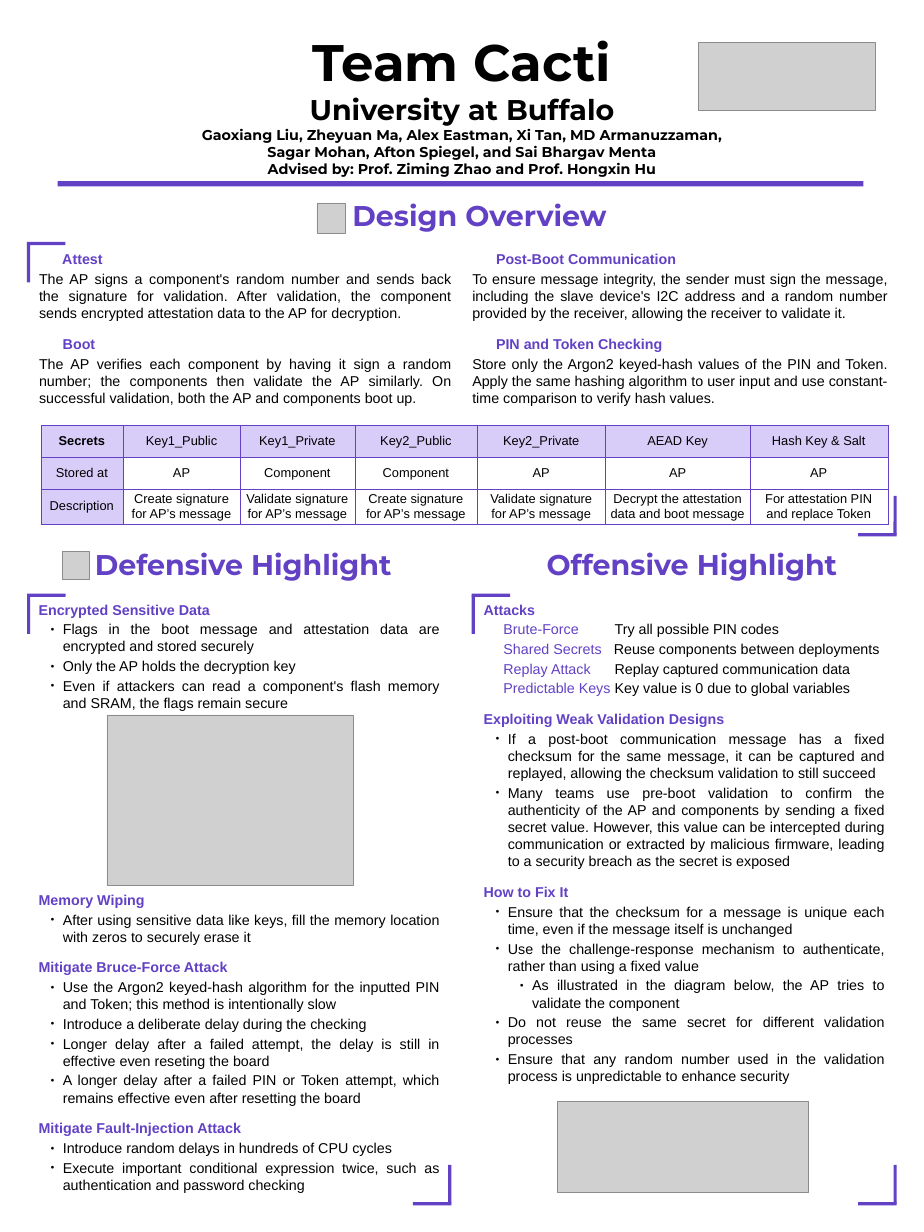
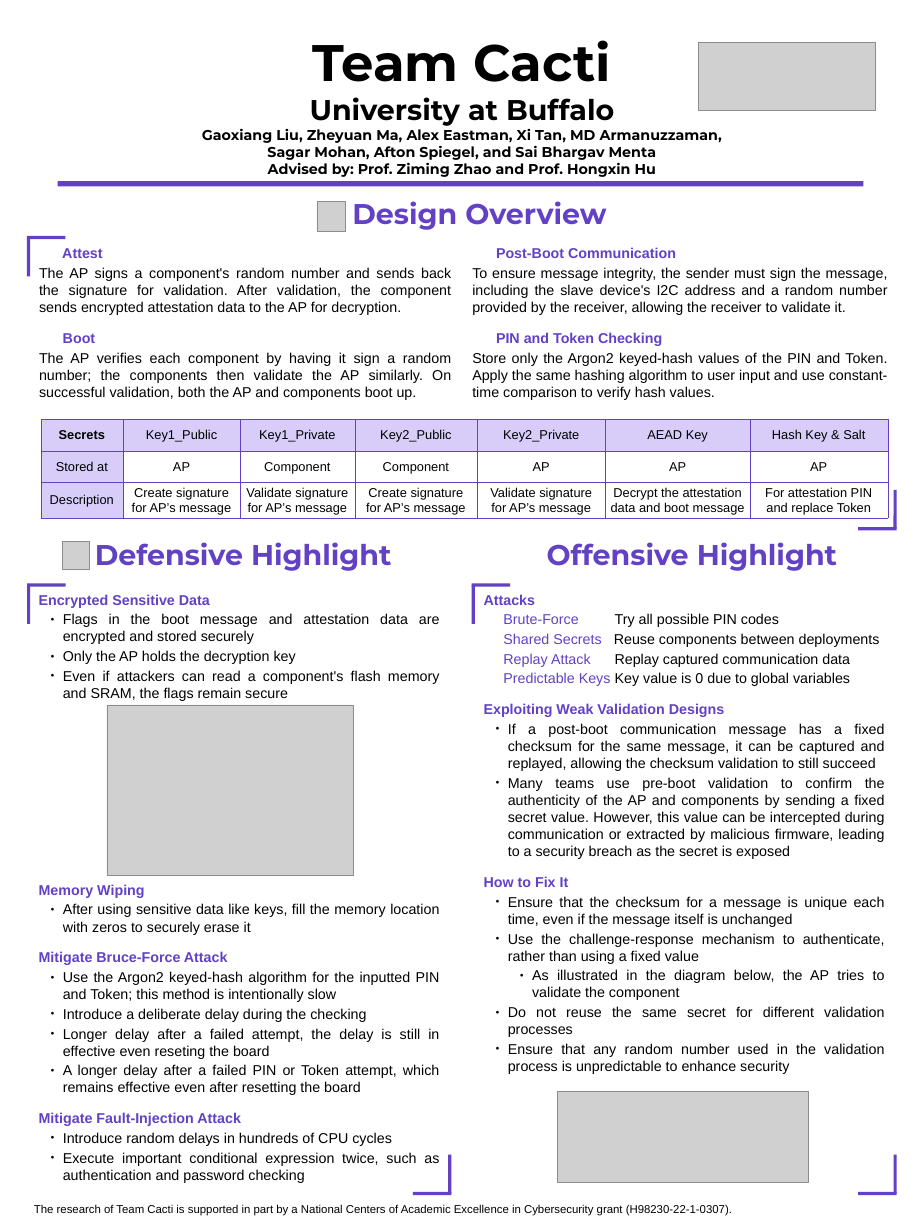
Before and after one commit to CactiLab/2024-ectf-ub-cacti-design, a slide deck: slide 1 of poster/2024 eCTF Poster Template (copy).pptx. Drawn at 924x1232 pixels with LibreOffice and Linux fonts; fonts in the diff are those of the drawing; grey boxes stand for pictures; background and template pictures are left out. Boxes give left, top, right and bottom in pixels: in the first picture for what was removed or moved away, otherwise in the second. Text is boxed around its words. In the diff, an @@ line names an element or a change of style, - is before the commit and + after.

Commit message:
poster acknowledgement

```diff
--- a/poster/2024 eCTF Poster Template (copy).pptx
+++ b/poster/2024 eCTF Poster Template (copy).pptx
@@ 4 lines, 2 texts, 1 table: place and size @@
-4 lines, 2 texts, 1 table at [27,243,897,535]
+4 lines, 2 texts, 1 table at [27,238,897,529]
@@ 8 lines, 4 texts, 3 pictures: place and size @@
-8 lines, 4 texts, 3 pictures at [27,551,897,1204]
+8 lines, 4 texts, 3 pictures at [27,541,897,1194]
@@ text added at [34,1204,732,1216], 16 pt, text #000000 @@
+The research of Team Cacti is supported in part by a National Centers of Academic Excellence in Cybersecurity grant (H98230-22-1-0307).
```
Also in this commit, not shown: 1 other file.
